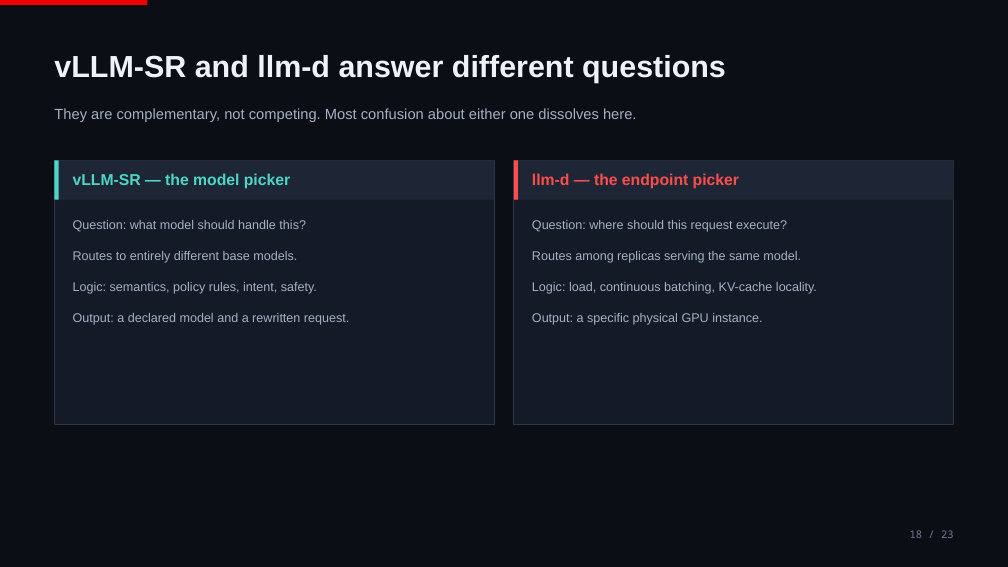
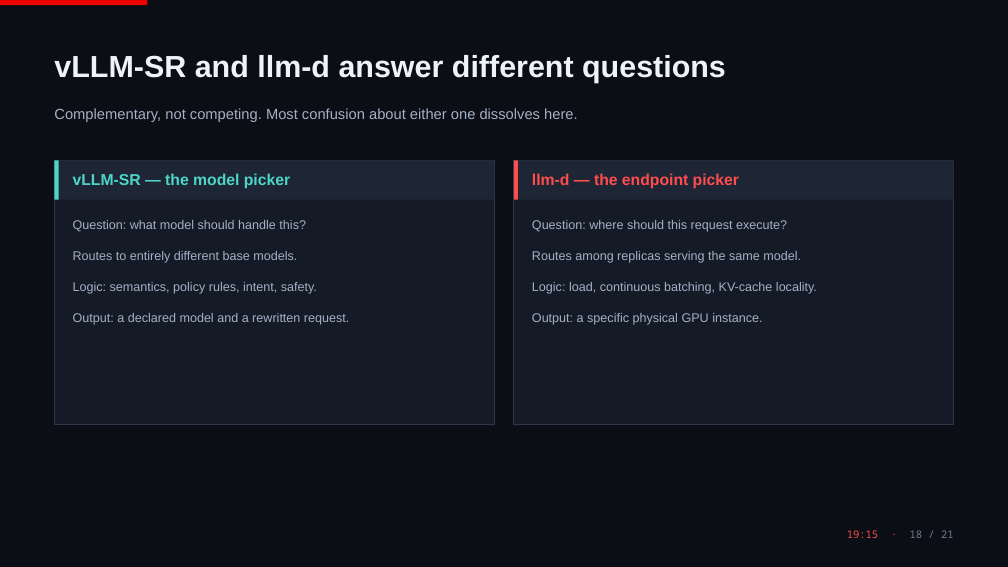
Before and after one commit to ritzshah/vllm-semantic-router-demo, a slide deck: slide 18 of docs/presentation/vLLM-Semantic-Router.pptx. Drawn at 1008x567 pixels with LibreOffice and Linux fonts; fonts in the diff are those of the drawing. Boxes give left, top, right and bottom in pixels: in the first picture for what was removed or moved away, otherwise in the second. Text is boxed around its words. In the diff, an @@ line names an element or a change of style, - is before the commit and + after.

```diff
--- a/docs/presentation/vLLM-Semantic-Router.pptx
+++ b/docs/presentation/vLLM-Semantic-Router.pptx
@@ text at [54, 108, 578, 122]: text changed @@
-They are complementary, not competing. Most confusion about either one dissolves here.
+Complementary, not competing. Most confusion about either one dissolves here.
@@ text at [847, 530, 954, 538]: text changed; text colour #6E7D96 to #FF4D4D @@
-18 / 23
+19:15 · 18 / 21
```
Also in this commit, not shown: 10 other slides changed, 10 slides added, 12 slides removed, 5 other files.
